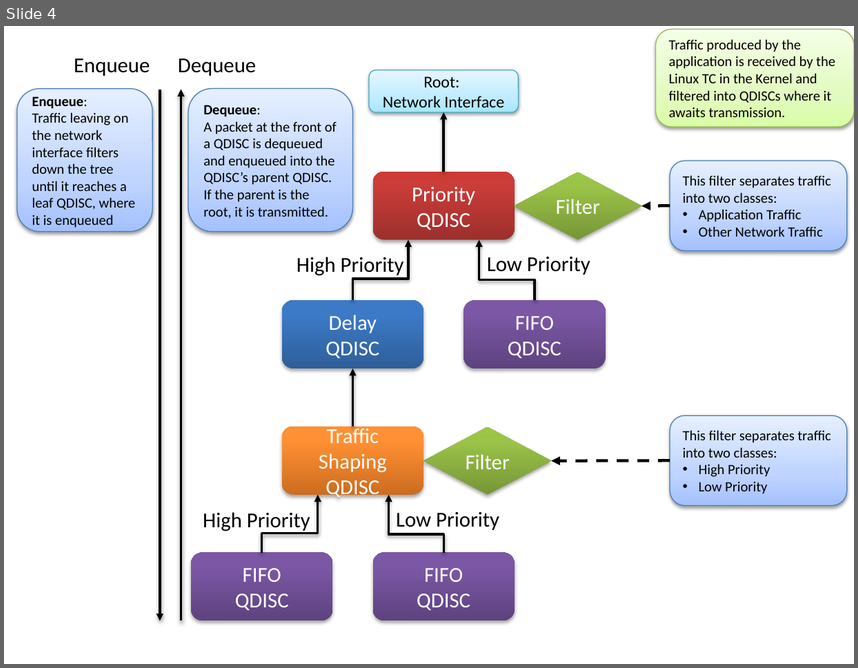
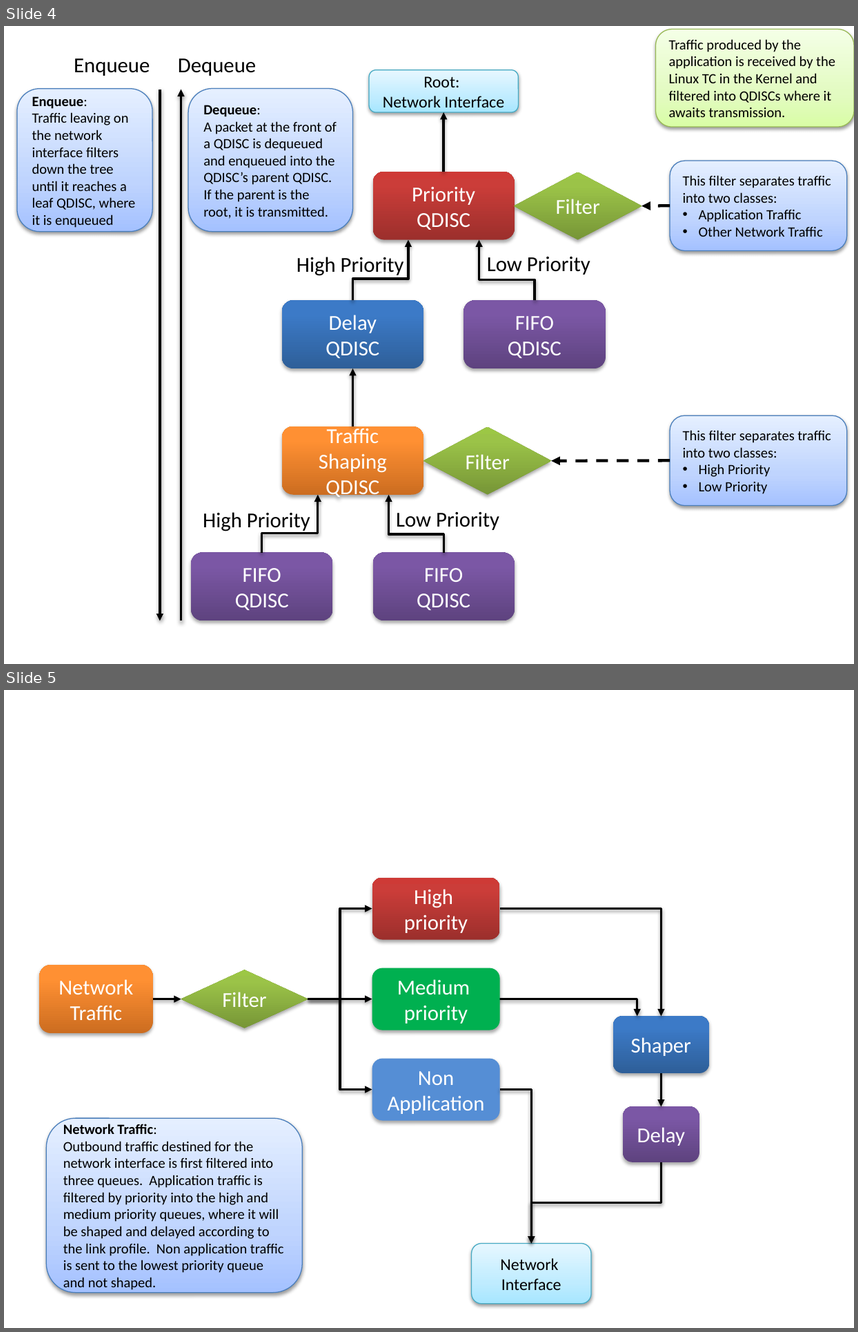
Before and after one commit to finger563/cbsat, a slide deck: thesis/figs/ros_component.pptx. Shown one above the other, each under a label of ours: slide 4 before the commit, slides 4 and 5 after it. The pictures are 858x668 and 858x1332 pixels, drawn with LibreOffice and Linux fonts; fonts in the diff are those of the drawing. Boxes give left, top, right and bottom in pixels: in the first picture for what was removed or moved away, otherwise in the second. Text is boxed around its words. In the diff, an @@ line names an element or a change of style, - is before the commit and + after.

Commit message:
made simpler diagram for network traffic filtering

```diff
--- a/thesis/figs/ros_component.pptx
+++ b/thesis/figs/ros_component.pptx
@@ slide 5 added at (4,690,854,1328), background #FFFFFF @@
@@ rounded rectangle added at (372,877,499,939), fill gradient #9C2F2D to #CB3E3A to #CE3B37, 18 pt, text #FFFFFF @@
+High
+priority
@@ elbow arrow added from (308, 998) to (372, 909), #000000 2 pt @@
@@ elbow arrow added from (499, 909) to (661, 1016), #000000 2 pt @@
@@ rounded rectangle added at (40,965,153,1032), fill gradient #CC6E20 to #FF9034 to #FF9136, 18 pt, text #FFFFFF @@
+Network Traffic
@@ diamond added at (181,969,308,1027), fill gradient #779737 to #9BC348 to #9DC746, 18 pt, text #FFFFFF @@
+Filter
@@ rounded rectangle added at (372,968,499,1030), fill #00B050, 18 pt, text #FFFFFF @@
+Medium
+priority
@@ arrow added from (153, 998) to (181, 998), #000000 2 pt @@
@@ elbow arrow added from (308, 998) to (372, 1090), #000000 2 pt @@
@@ arrow added from (308, 998) to (372, 998), #000000 2 pt @@
@@ elbow arrow added from (476, 998) to (637, 1016), #000000 2 pt @@
@@ rounded rectangle added at (613,1016,710,1072), fill gradient #2F5F99 to #3D7CC7 to #3A7CCB, 18 pt, text #FFFFFF @@
+Shaper
@@ rounded rectangle added at (372,1058,499,1120), fill #558ED5, 18 pt, text #FFFFFF @@
+Non Application
@@ arrow added from (661, 1074) to (661, 1107), #000000 2 pt @@
@@ elbow arrow added from (499, 1090) to (531, 1243), #000000 2 pt @@
@@ rounded rectangle added at (47,1118,302,1292), fill gradient #A4C4FF to #BFD4FF to #E6EEFF, outline #4B7EBC 0.75 pt, 12 pt, text #000000 @@
+Network Traffic:
+Outbound traffic destined for the network interface is first filtered into three queues. Application traffic is filtered by priority into the high and medium priority queues, where it will be shaped and delayed according to the link profile. Non application traffic is sent to the lowest priority queue and not shaped.
@@ rounded rectangle added at (623,1107,700,1162), fill gradient #5F4480 to #7B58A6 to #7C57A8, 18 pt, text #FFFFFF @@
+Delay
@@ elbow arrow added from (661, 1162) to (531, 1243), #000000 2 pt @@
@@ rounded rectangle added at (472,1243,591,1304), fill gradient #A7E6FF to #C1EDFF to #E7F8FF, outline #46AAC5 0.75 pt, 14 pt, text #000000 @@
+Network
+Interface
```
Also in this commit, not shown: 1 other file.
